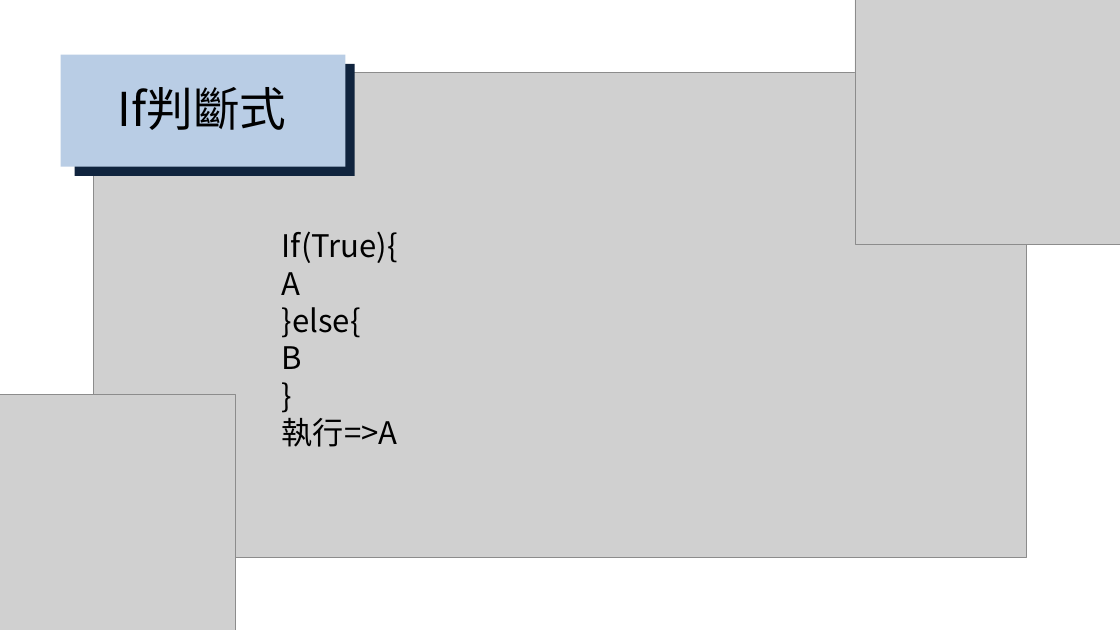
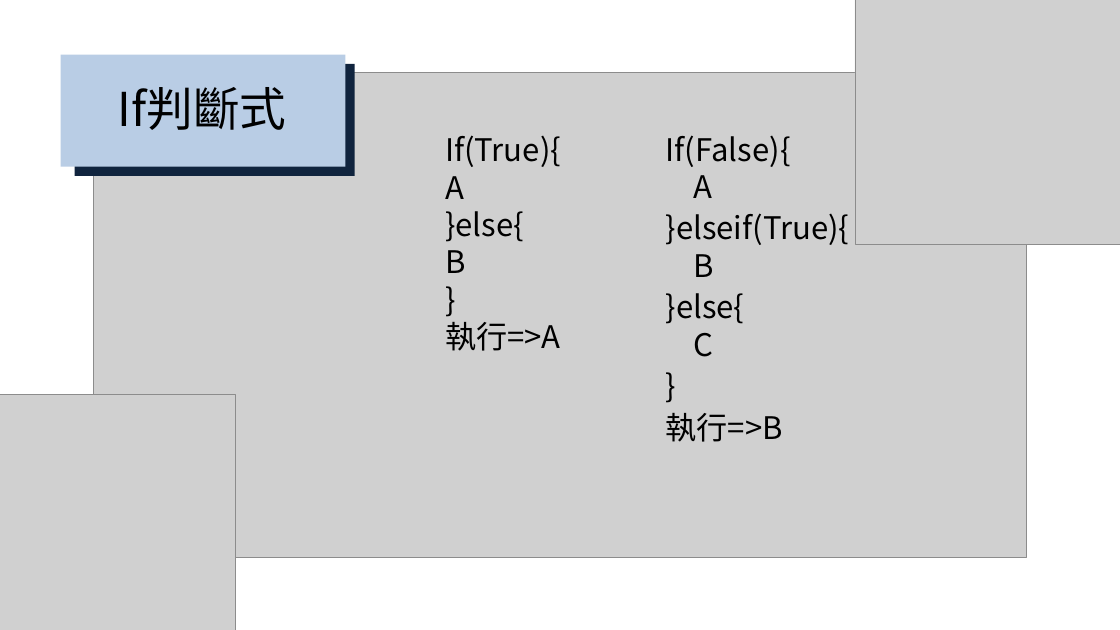
Before and after one commit to choco2001/ppt, a slide deck: slide 8 of phpppt.pptx. Drawn at 1120x630 pixels with LibreOffice and Linux fonts; fonts in the diff are those of the drawing; grey boxes stand for pictures. Boxes give left, top, right and bottom in pixels: in the first picture for what was removed or moved away, otherwise in the second. Text is boxed around its words. In the diff, an @@ line names an element or a change of style, - is before the commit and + after.

```diff
--- a/phpppt.pptx
+++ b/phpppt.pptx
@@ text "If(True){": place and size @@
-text "If(True){" at (282,231,398,447)
+text "If(True){" at (445,135,561,351)
@@ text "If(True){" at (445,135,561,351): font Noto Sans CJK JP to Noto Sans CJK SC @@
@@ text added at (666,135,850,442), 40 pt, text #000000 @@
+If(False){
+  A
+}elseif(True){
+  B
+}else{
+  C
+}
+執行=>B
```
Also in this commit, not shown: 8 other slides changed, 3 slides added, 1 slide removed.
